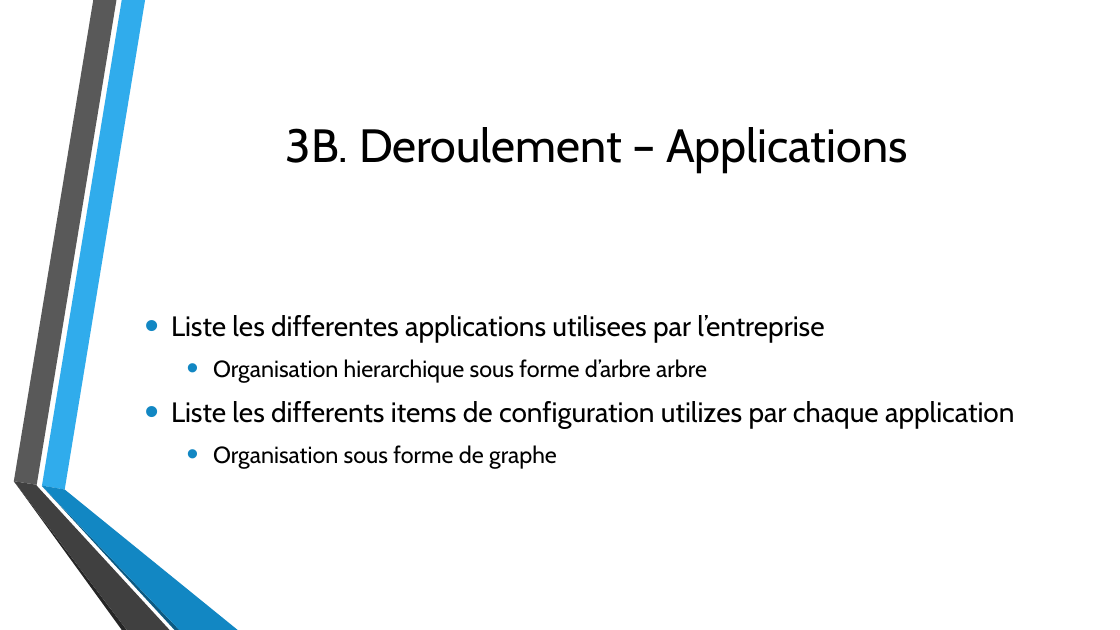
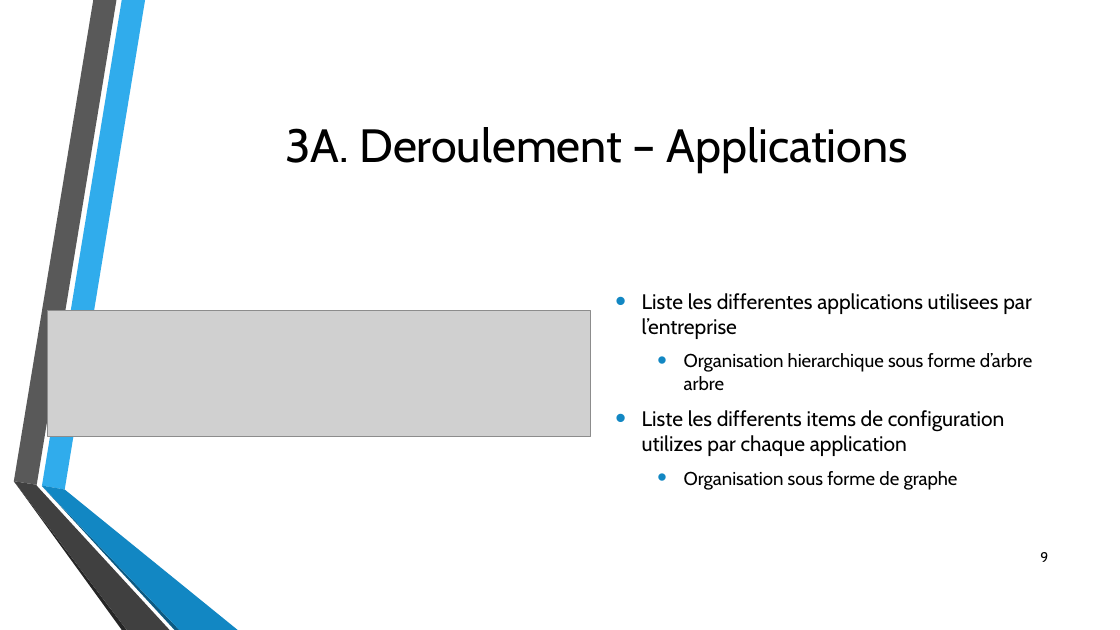
Before and after one commit to davidrubino/cmdb, a slide deck: slide 9 of report/cmdb.pptx (slide 11 before the commit). Drawn at 1120x630 pixels with LibreOffice and Linux fonts; fonts in the diff are those of the drawing; grey boxes stand for pictures; background and template pictures are left out. Boxes give left, top, right and bottom in pixels: in the first picture for what was removed or moved away, otherwise in the second. Text is boxed around its words. In the diff, an @@ line names an element or a change of style, - is before the commit and + after.

```diff
--- a/report/cmdb.pptx
+++ b/report/cmdb.pptx
@@ title at (x1=285, y1=127, x2=908, y2=173): text changed @@
-3B. Deroulement – Applications
+3A. Deroulement – Applications
@@ text "Liste les differentes applications utilisees ..." moved from (x1=171, y1=315, x2=1014, y2=469) to (x1=642, y1=293, x2=1033, y2=490) @@
@@ text "Liste les differentes applications utilisees ..." at (x1=642, y1=293, x2=1033, y2=490): size 24 to 18 pt in "Liste les differentes applications utilisees par l’entrepris ...", "Liste les differents items de configuration utilizes ..."; size 20 to 16 pt in "Organisation hierarchique sous forme d’arbre arbre", "Organisation sous forme de graphe"; less space between paragraphs @@
@@ picture added at (x1=48, y1=311, x2=591, y2=436) @@
@@ page number added at (x1=1040, y1=552, x2=1048, y2=562), 12 pt, text #000000 @@
+9
```
Also in this commit, not shown: 16 other slides changed, 1 slide removed, 3 other files.
